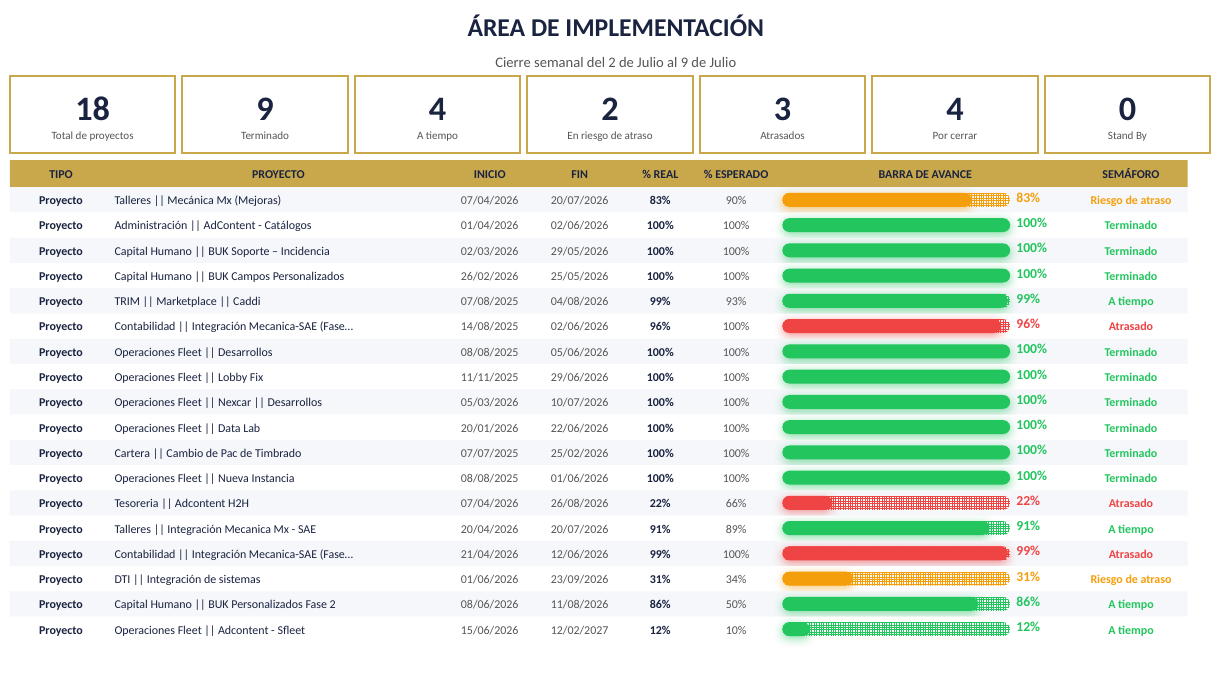
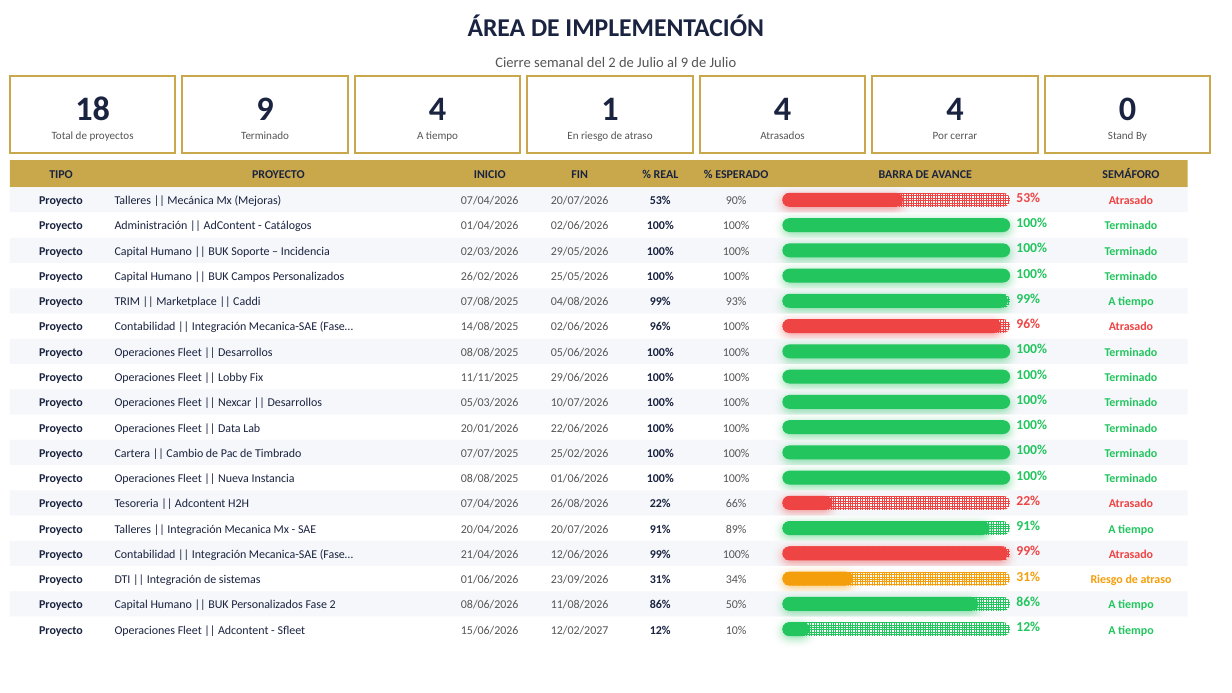
Before and after one commit to DTI-Dashboard/Proyectos, a slide deck: slide 2 of cierre_base.pptx. Drawn at 1232x693 pixels with LibreOffice and Linux fonts; fonts in the diff are those of the drawing; background and template pictures are left out. Boxes give left, top, right and bottom in pixels: in the first picture for what was removed or moved away, otherwise in the second. Text is boxed around its words. In the diff, an @@ line names an element or a change of style, - is before the commit and + after.

Commit message:
reporte: actualizar cierre_base.pptx (bajo demanda)

```diff
--- a/cierre_base.pptx
+++ b/cierre_base.pptx
@@ text at [601,97,618,120]: text changed @@
-2
+1
@@ text at [774,97,791,120]: text changed @@
-3
+4
@@ text at [650,196,671,204]: text changed @@
-83%
+53%
@@ rounded rectangle at [782,193,1010,207]: fill pattern #F59E0B on #FFFFFF to pattern #EF4444 on #FFFFFF @@
@@ rounded rectangle: place and size @@
-rounded rectangle at [782,193,972,207]
+rounded rectangle at [782,193,903,207]
@@ rounded rectangle at [782,193,903,207]: fill #F59E0B to #EF4444; shadow changed @@
@@ text at [1016,192,1040,202]: text changed; text colour #F59E0B to #EF4444 @@
-83%
+53%
@@ text at [1109,195,1153,204]: text changed; text colour #F59E0B to #EF4444 @@
-Riesgo de atraso
+Atrasado
```
